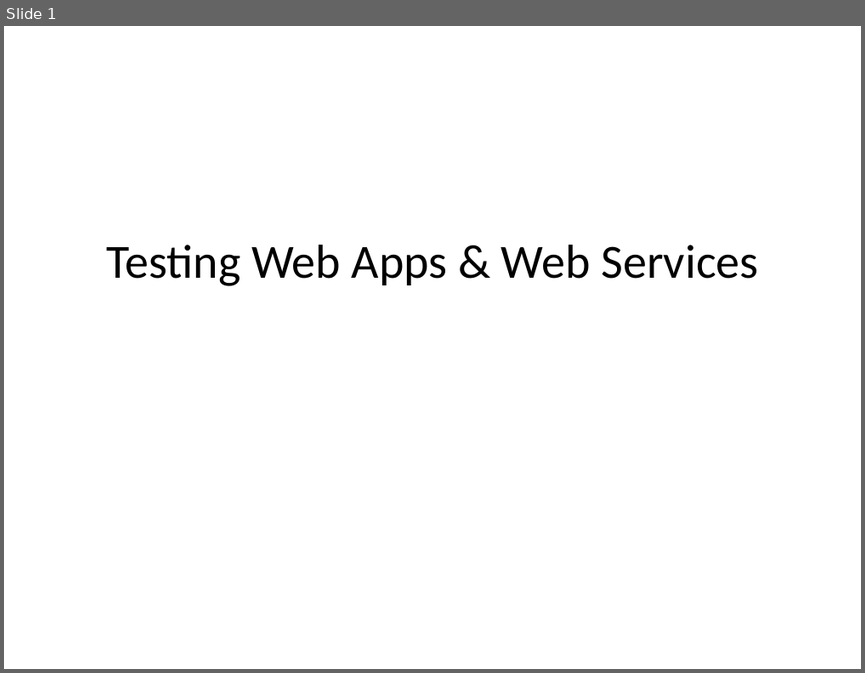
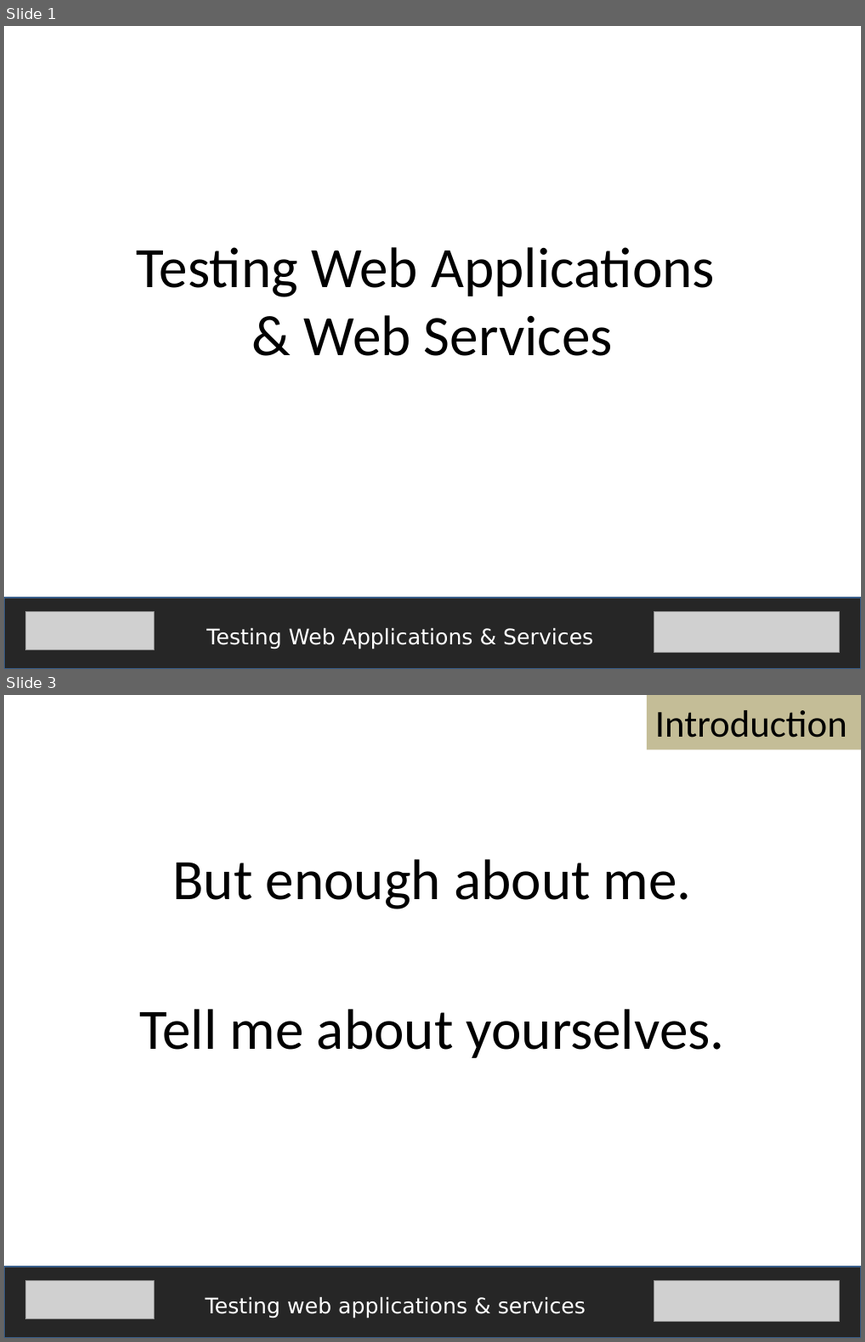
Before and after one commit to fijiaaron/testing-web-apps-and-services, a slide deck: presentations/Introduction.pptx. Shown one above the other, each under a label of ours: slide 1 before the commit, slides 1 and 3 after it; the slides between them are not shown. The pictures are 865x673 and 865x1342 pixels, drawn with LibreOffice and Linux fonts; fonts in the diff are those of the drawing; grey boxes stand for pictures. Boxes give left, top, right and bottom in pixels: in the first picture for what was removed or moved away, otherwise in the second. Text is boxed around its words. In the diff, an @@ line names an element or a change of style, - is before the commit and + after.

Commit message:
First presentation (introduction) is done except for minor edits, formatting, and pictures(?) but document still needs some work.

```diff
--- a/presentations/Introduction.pptx
+++ b/presentations/Introduction.pptx
@@ slide 3 added at [4, 695, 861, 1338], background #FFFFFF @@
@@ rectangle added at [647, 695, 861, 750], fill #C4BD97, 32 pt, text #000000 @@
+Introduction
@@ text added at [172, 859, 692, 909], 48 pt, text #000000 @@
+But enough about me.
@@ text added at [140, 1009, 725, 1058], 48 pt, text #000000 @@
+Tell me about yourselves.
@@ rectangle added at [4, 1266, 861, 1338], fill #262626, outline #3A5F8C 2 pt @@
@@ picture added at [25, 1280, 154, 1319] @@
@@ picture added at [653, 1280, 840, 1321] @@
@@ text added at [205, 1297, 585, 1318], 18 pt, text #FFFFFF @@
+Testing web applications & services
@@ slide 1 changed as well @@
@@ text "Testing Web Applications" at [137, 247, 715, 356]: vertical alignment middle to top @@
@@ text at [137, 247, 715, 356]: text changed; size 40 to 48 pt @@
-Testing Web Apps & Web Services
+Testing Web Applications
+& Web Services
@@ rectangle added at [4, 597, 861, 669], fill #262626, outline #3A5F8C 2 pt @@
@@ picture added at [25, 611, 154, 650] @@
@@ picture added at [653, 611, 840, 652] @@
@@ text added at [206, 628, 593, 649], 18 pt, text #FFFFFF @@
+Testing Web Applications & Services
```
Also in this commit, not shown: 16 other slides added, 13 slides removed, 1 other file.
